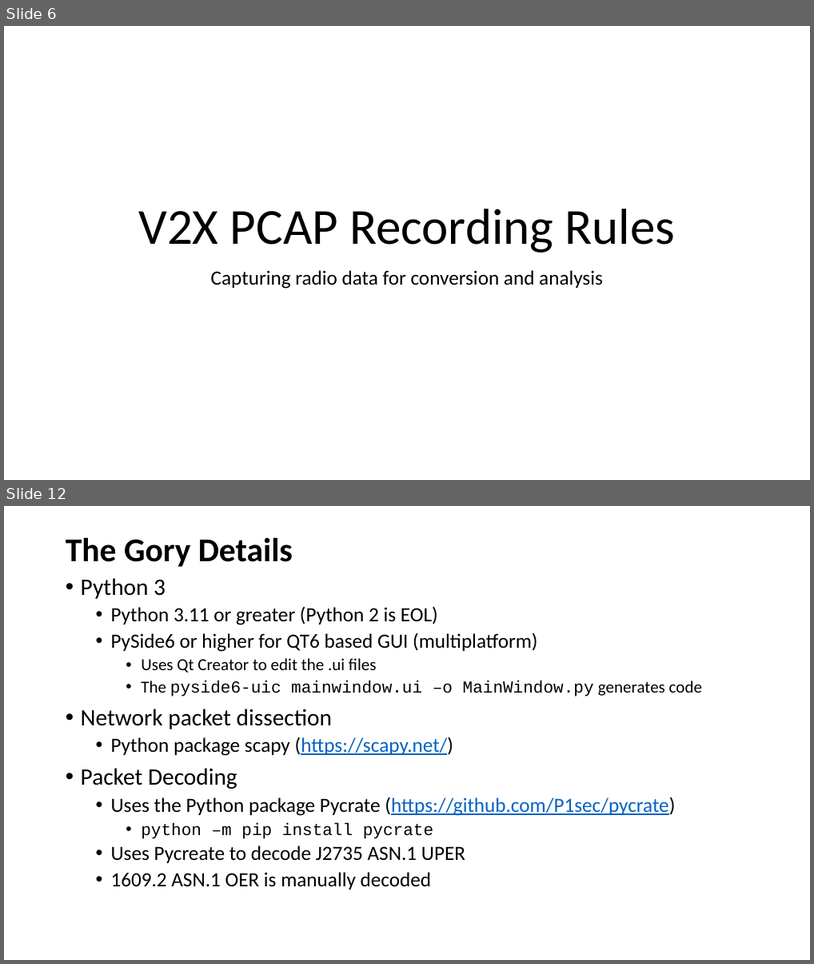
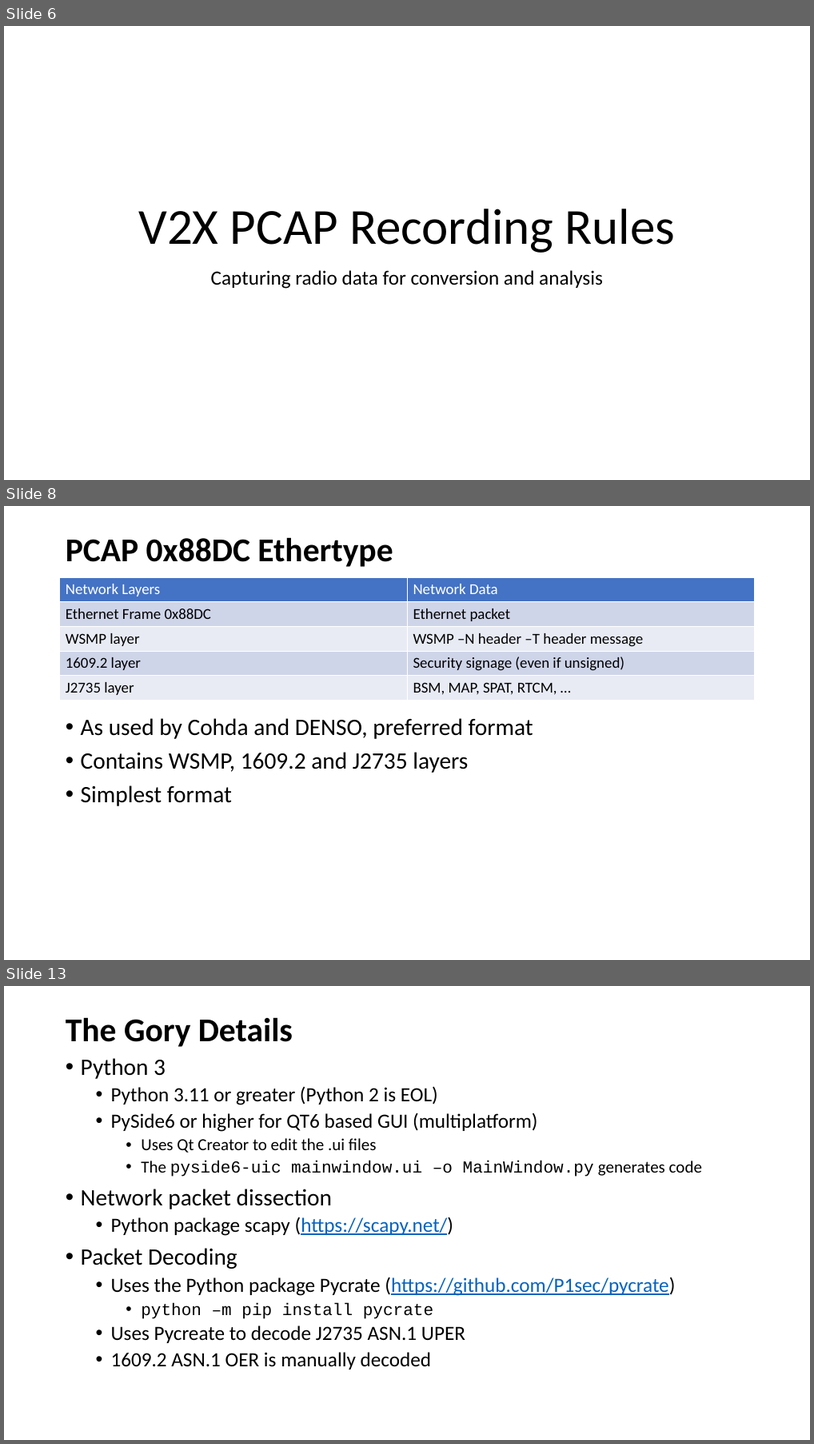
Before and after one commit to nprobert/j2735_tools, a slide deck: docs/NTCNA PCAP Decoder JSON Converter.pptx. Shown one above the other, each under a label of ours: slides 6 and 12 before the commit, slides 6, 8 and 13 after it; the slides between them are not shown. The pictures are 814x964 and 814x1444 pixels, drawn with LibreOffice and Linux fonts; fonts in the diff are those of the drawing. Boxes give left, top, right and bottom in pixels: in the first picture for what was removed or moved away, otherwise in the second. Text is boxed around its words. In the diff, an @@ line names an element or a change of style, - is before the commit and + after.

```diff
--- a/docs/NTCNA PCAP Decoder JSON Converter.pptx
+++ b/docs/NTCNA PCAP Decoder JSON Converter.pptx
@@ slide 8 added at (x1=4, y1=506, x2=810, y2=960), background #FFFFFF @@
@@ title added at (x1=66, y1=537, x2=393, y2=567), 39.6 pt, text #000000, bold @@
+PCAP 0x88DC Ethertype
@@ table added at (x1=60, y1=577, x2=755, y2=700), 5 rows, 2 columns @@
+Network Layers | Network Data
+Ethernet Frame 0x88DC | Ethernet packet
+WSMP layer | WSMP –N header –T header message
+1609.2 layer | Security signage (even if unsigned)
+J2735 layer | BSM, MAP, SPAT, RTCM, …
@@ text added at (x1=81, y1=718, x2=534, y2=806), 28 pt, text #000000 @@
+• As used by Cohda and DENSO, preferred format
+• Contains WSMP, 1609.2 and J2735 layers
+• Simplest format
@@ what was slide 12 is now slide 13 @@
```
Also in this commit, not shown: 9 slides changed, 1 other slide added, 2 slides removed.
